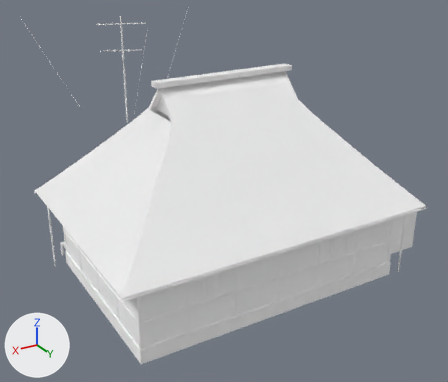
What one commit did to the glTF model public/assets/models/architecture/minka-totan_0.glb.
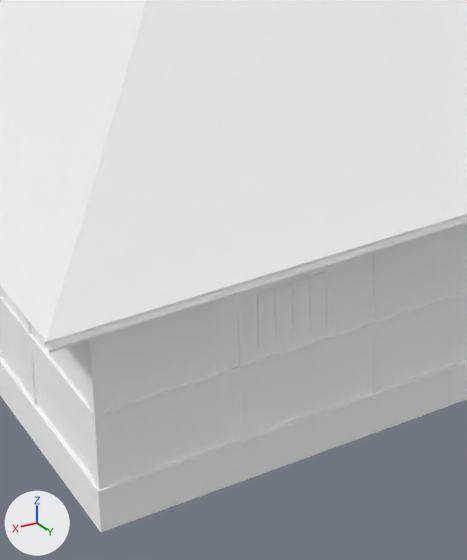
Each version is shown whole from a 50 mm camera at (12.34, 20.48, 13.97) aimed at (0.24, 0.32, 3.89), then close up on the part from 24% to 60% of the width and 47% to 98% of the height. Every picture has the same lights, and +X, +Y and +Z are marked at lower left. The last two pictures show the newer version. Where no turn or scale is listed for an object, it has been applied to the vertices. Vertices at exactly the same position are counted once.

Names of what the first close-up shows: 'minka-totan_0'.
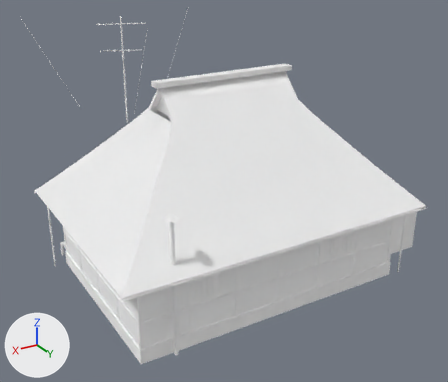
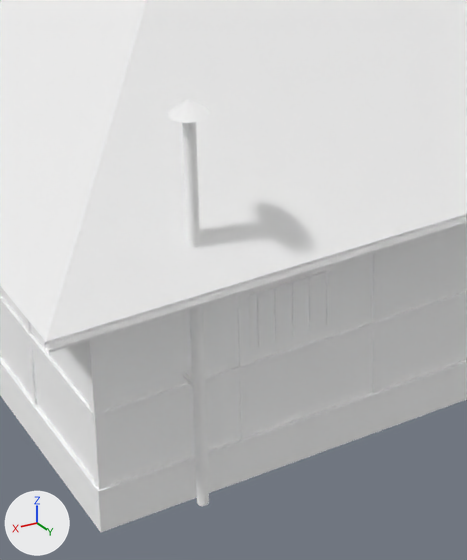
Edits to the bpy script that builds the scene:
```text
Change me_minka_totan_0:
    used by ob_minka_totan_0; location = (-0.61, 0.0, 5.55)
    remove me_minka_totan_0.from_pydata(...)  # 2326 vertices, 4162 faces; spans x -7.7..7.7, y -5.0..5.0, z -5.6..5.6
    add me_minka_totan_0.from_pydata(...)  # 2386 vertices, 4266 faces; spans x -7.7..7.7, y -5.0..5.0, z -5.6..5.6
    me_minka_totan_0 part 1: a new loose piece, a 10-sided cylinder along z spanning x 5.19..5.33, y 4.37..4.52, z -5.35..-0.15, in mat_metal_grey (white #ffffff)
    me_minka_totan_0 part 2: a new loose piece, a 10-sided cut cone along z (radius 0.24 at the low end, 0.02 at the high end) spanning x 5.03..5.49, y 4.21..4.69, z -0.13..0.03, in mat_metal_grey (white #ffffff)
    me_minka_totan_0 part 3: a new loose piece, a box spanning x 5.242..5.282, y 4.02..4.44, z -3.771..-3.731, in mat_metal_dark (white #ffffff)
    other edits to the shape of me_minka_totan_0 do not show in these pictures
```

Pixel boxes [x1, y1, x2, y2] of what changed, in the close-ups (467 x 560 px):
part 1 of me_minka_totan_0, added: after [182, 122, 209, 506]
part 2 of me_minka_totan_0, added: after [167, 100, 210, 123]
part 3 of me_minka_totan_0, added: after [182, 373, 192, 386]
